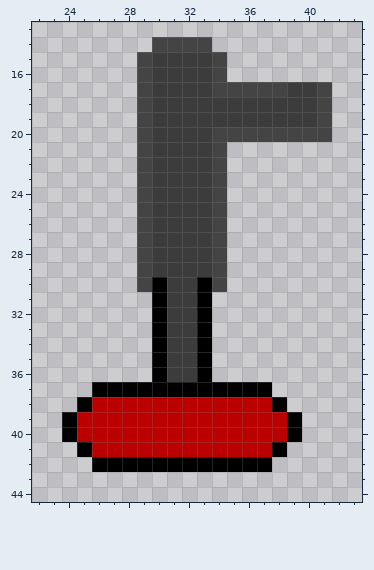
Two versions of one pixel-art file, AsepriteAssets/Pressure Pump 3.aseprite. Above: the version before the commit.
64x64 pixels, 1 frame. Colours within 5 levels of each other are drawn and written as one. Shown: x 22..43, y 13..44.
Once edited:
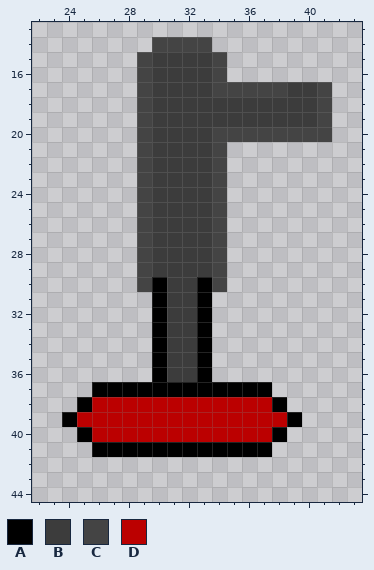
Palette (. is transparent): A #000000  B #3c3c3c  C #444444  D #bb0000
Edits made:
@@ x 22..43 @@
 39 ..ADDDDDDDDDDDDDDA....
-40 ..ADDDDDDDDDDDDDDA....
-41 ...ADDDDDDDDDDDDA.....
-42 ....AAAAAAAAAAAA......
+40 ...ADDDDDDDDDDDDA.....
+41 ....AAAAAAAAAAAA......
+42 ......................
 43 ......................
